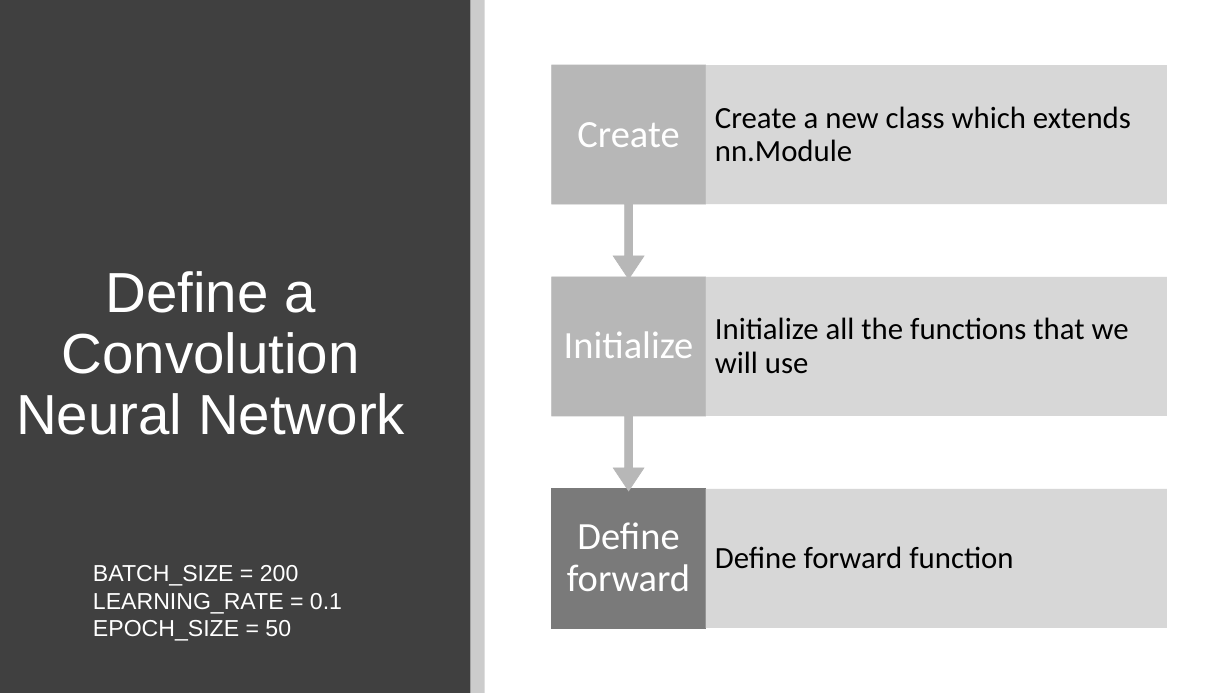
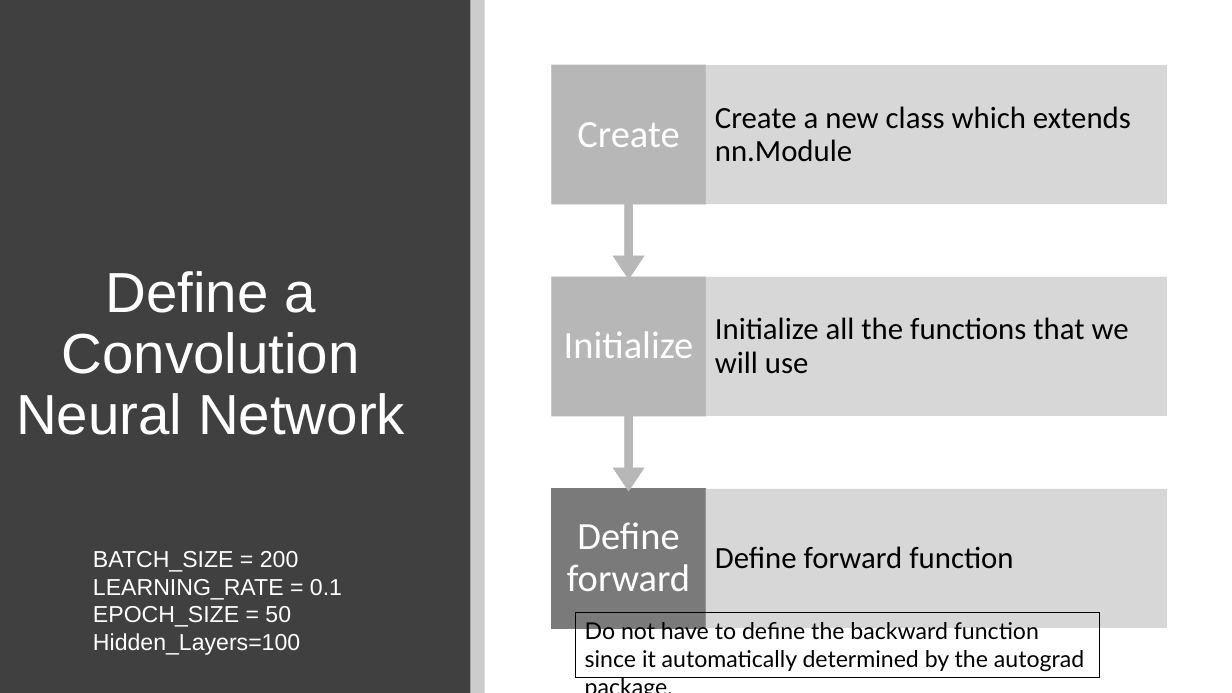
Before and after one commit to evazhang720/Final-Group-8, a slide deck: slide 7 of Final-Group-Presentation/ML2 - Final Project-Slice.pptx. Drawn at 1232x693 pixels with LibreOffice and Linux fonts; fonts in the diff are those of the drawing. Boxes give left, top, right and bottom in pixels: in the first picture for what was removed or moved away, otherwise in the second. Text is boxed around its words. In the diff, an @@ line names an element or a change of style, - is before the commit and + after.

```diff
--- a/Final-Group-Presentation/ML2 - Final Project-Slice.pptx
+++ b/Final-Group-Presentation/ML2 - Final Project-Slice.pptx
@@ text "BATCH_SIZE = 200 LEARNING_RATE = ...": place and size @@
-text "BATCH_SIZE = 200 LEARNING_RATE = ..." at [93, 565, 342, 641]
+text "BATCH_SIZE = 200 LEARNING_RATE = ..." at [93, 551, 342, 655]
@@ rectangle added at [576, 613, 1100, 678], outline #000000 0.75 pt, 18 pt, text #000000 @@
+Do not have to define the backward function since it automatically determined by the autograd package.
@@ text at [93, 633, 300, 655]: paragraph added @@
+Hidden_Layers=100
```
Also in this commit, not shown: 2 other slides changed, 1 slide added, 1 slide removed.
